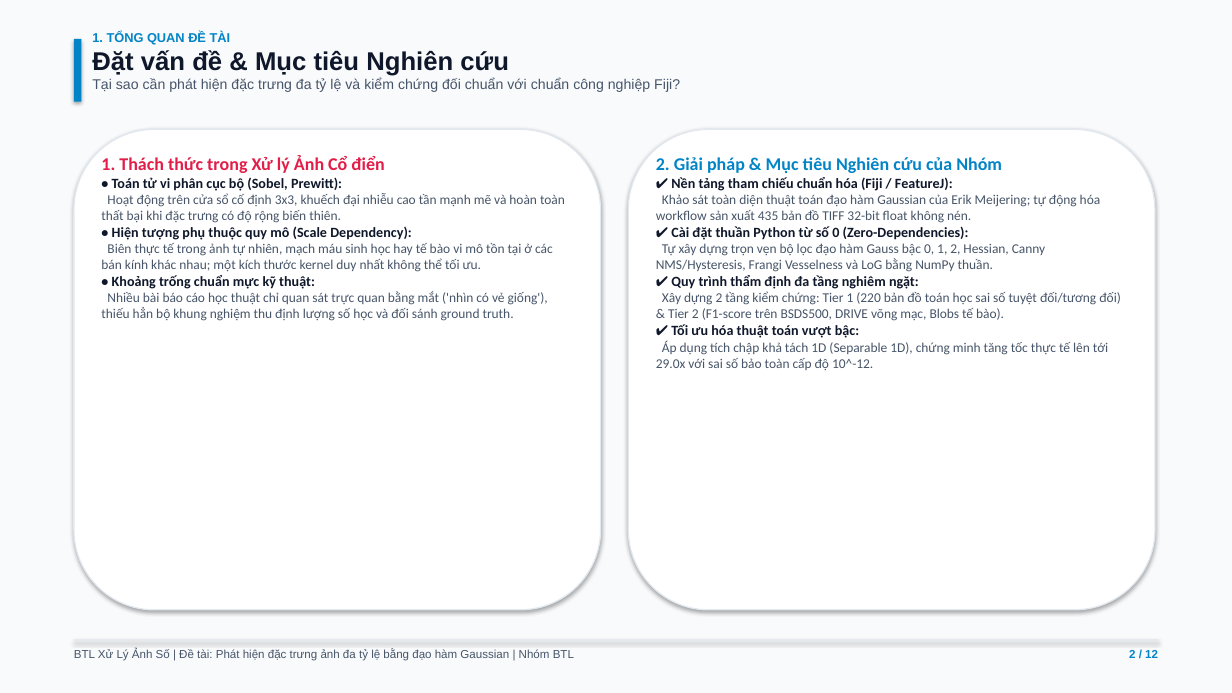
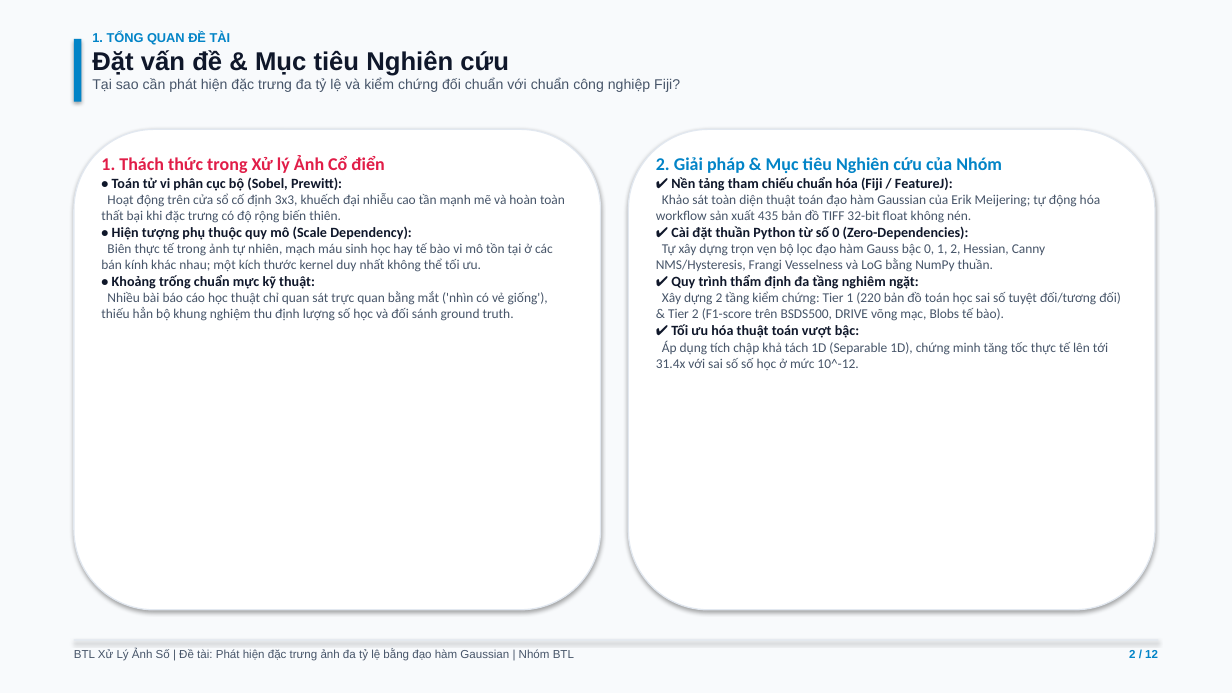
Before and after one commit to ndmanh1811/XLA, a slide deck: slide 2 of docs/slides/BTL_XLA_Nhom_BaoCao.pptx. Drawn at 1232x693 pixels with LibreOffice and Linux fonts; fonts in the diff are those of the drawing. Boxes give left, top, right and bottom in pixels: in the first picture for what was removed or moved away, otherwise in the second. Text is boxed around its words. In the diff, an @@ line names an element or a change of style, - is before the commit and + after.

```diff
--- a/docs/slides/BTL_XLA_Nhom_BaoCao.pptx
+++ b/docs/slides/BTL_XLA_Nhom_BaoCao.pptx
@@ text at [656,341,1108,370]: text changed @@
-Áp dụng tích chập khả tách 1D (Separable 1D), chứng minh tăng tốc thực tế lên tới 29.0x với sai số bảo toàn cấp độ 10^-12.
+Áp dụng tích chập khả tách 1D (Separable 1D), chứng minh tăng tốc thực tế lên tới 31.4x với sai số số học ở mức 10^-12.
```
Also in this commit, not shown: 4 other slides changed, 25 other files.
